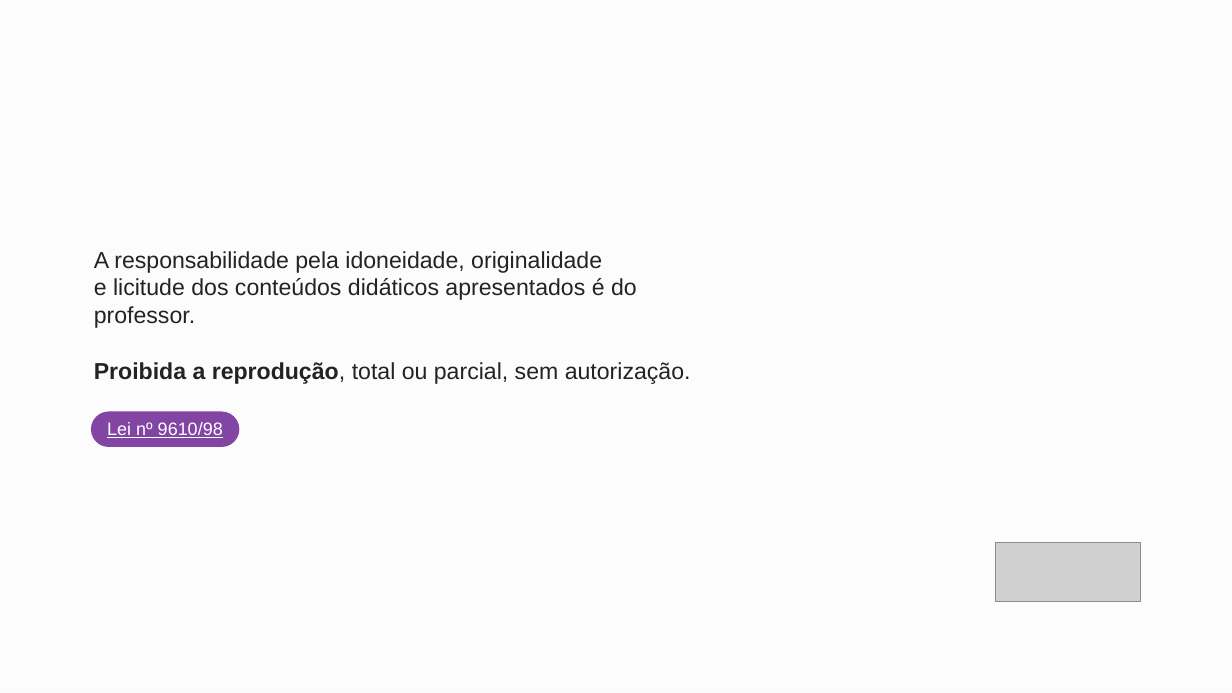
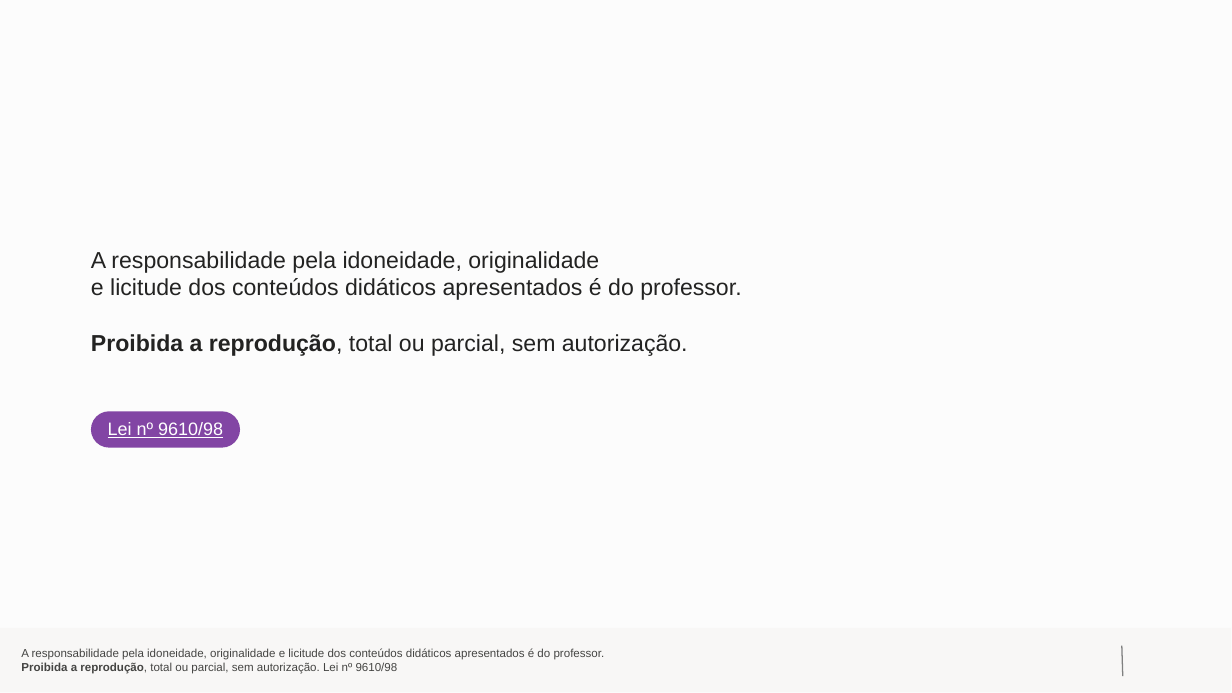
Before and after one commit to devdinho/SlideMerger, a slide deck: slide 2 of backend/Templates/Template.pptx. Drawn at 1232x693 pixels with LibreOffice and Linux fonts; fonts in the diff are those of the drawing; grey boxes stand for pictures; background and template pictures are left out. Boxes give left, top, right and bottom in pixels: in the first picture for what was removed or moved away, otherwise in the second. Text is boxed around its words. In the diff, an @@ line names an element or a change of style, - is before the commit and + after.

```diff
--- a/backend/Templates/Template.pptx
+++ b/backend/Templates/Template.pptx
@@ rectangle removed at [0,0,1231,692] @@
@@ text "A responsabilidade pela idoneidade, originalidade" rewrapped from [94,251,691,384] to [91,251,741,356] @@
@@ picture removed at [995,543,1141,602] @@
@@ text added at [21,648,605,674], 9 pt, text #454543 @@
+A responsabilidade pela idoneidade, originalidade e licitude dos conteúdos didáticos apresentados é do professor.
+Proibida a reprodução, total ou parcial, sem autorização. Lei nº 9610/98
@@ line added from (1122, 646) to (1123, 677), #808080 1 pt @@
```
Also in this commit, not shown: 2 other slides changed, 3 other files.
